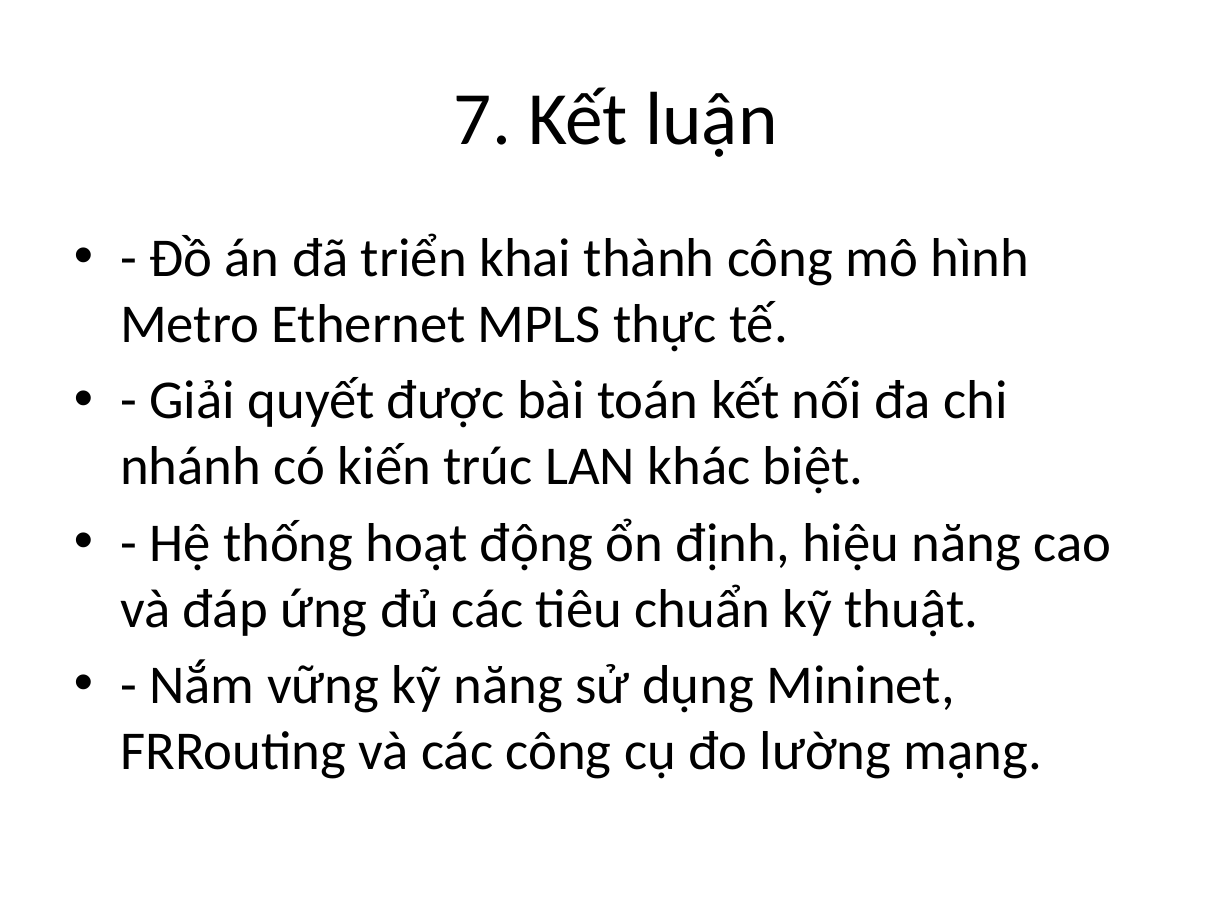
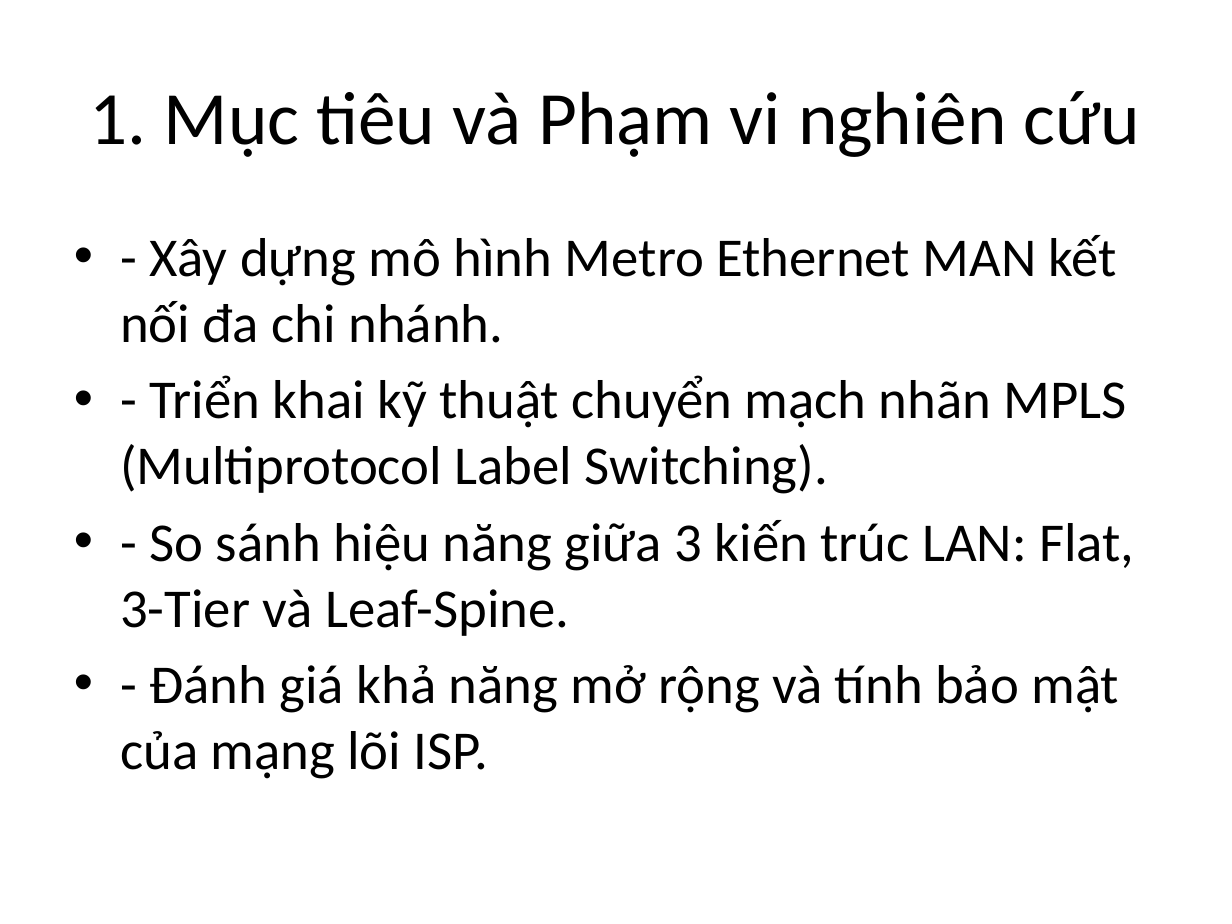
Before and after one commit to Vinsmoke-Visconti/TKM_BCCK, a slide deck: slide 2 of baocao/thuyet_minh_do_an.pptx (slide 8 before the commit). Drawn at 1232x924 pixels with LibreOffice and Linux fonts; fonts in the diff are those of the drawing. Boxes give left, top, right and bottom in pixels: in the first picture for what was removed or moved away, otherwise in the second. Text is boxed around its words. In the diff, an @@ line names an element or a change of style, - is before the commit and + after.

Commit message:
Final submission: Metro Ethernet MPLS Project - Full 5 Chapters Report

```diff
--- a/baocao/thuyet_minh_do_an.pptx
+++ b/baocao/thuyet_minh_do_an.pptx
@@ title at (x1=90, y1=91, x2=1141, y2=157): text changed @@
-7. Kết luận
+1. Mục tiêu và Phạm vi nghiên cứu
@@ text at (x1=120, y1=235, x2=1134, y2=779): text changed @@
-• - Đồ án đã triển khai thành công mô hình Metro Ethernet MPLS thực tế.
-• - Giải quyết được bài toán kết nối đa chi nhánh có kiến trúc LAN khác biệt.
-• - Hệ thống hoạt động ổn định, hiệu năng cao và đáp ứng đủ các tiêu chuẩn kỹ thuật.
-• - Nắm vững kỹ năng sử dụng Mininet, FRRouting và các công cụ đo lường mạng.
+• - Xây dựng mô hình Metro Ethernet MAN kết nối đa chi nhánh.
+• - Triển khai kỹ thuật chuyển mạch nhãn MPLS (Multiprotocol Label Switching).
+• - So sánh hiệu năng giữa 3 kiến trúc LAN: Flat, 3-Tier và Leaf-Spine.
+• - Đánh giá khả năng mở rộng và tính bảo mật của mạng lõi ISP.
```
Also in this commit, not shown: 1 other slide changed, 7 slides added, 6 slides removed, 12 other files.
